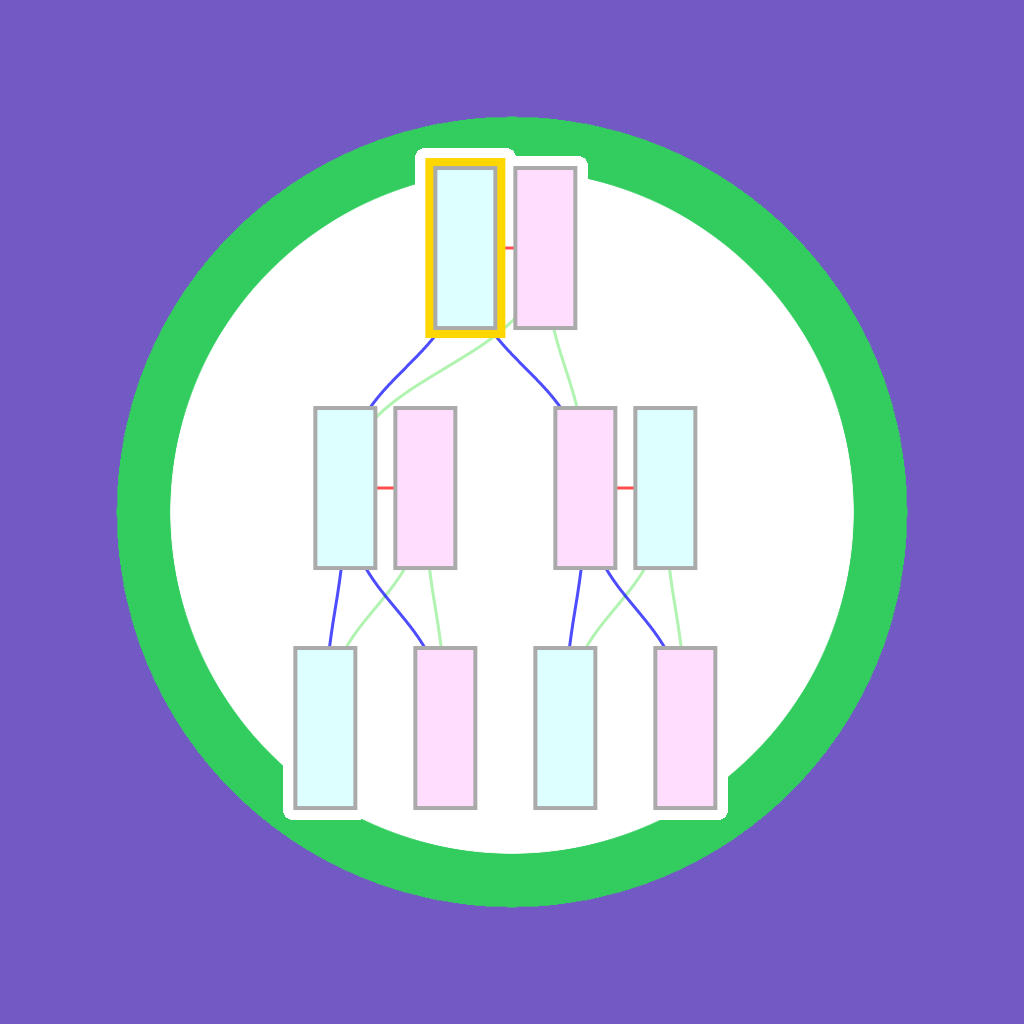
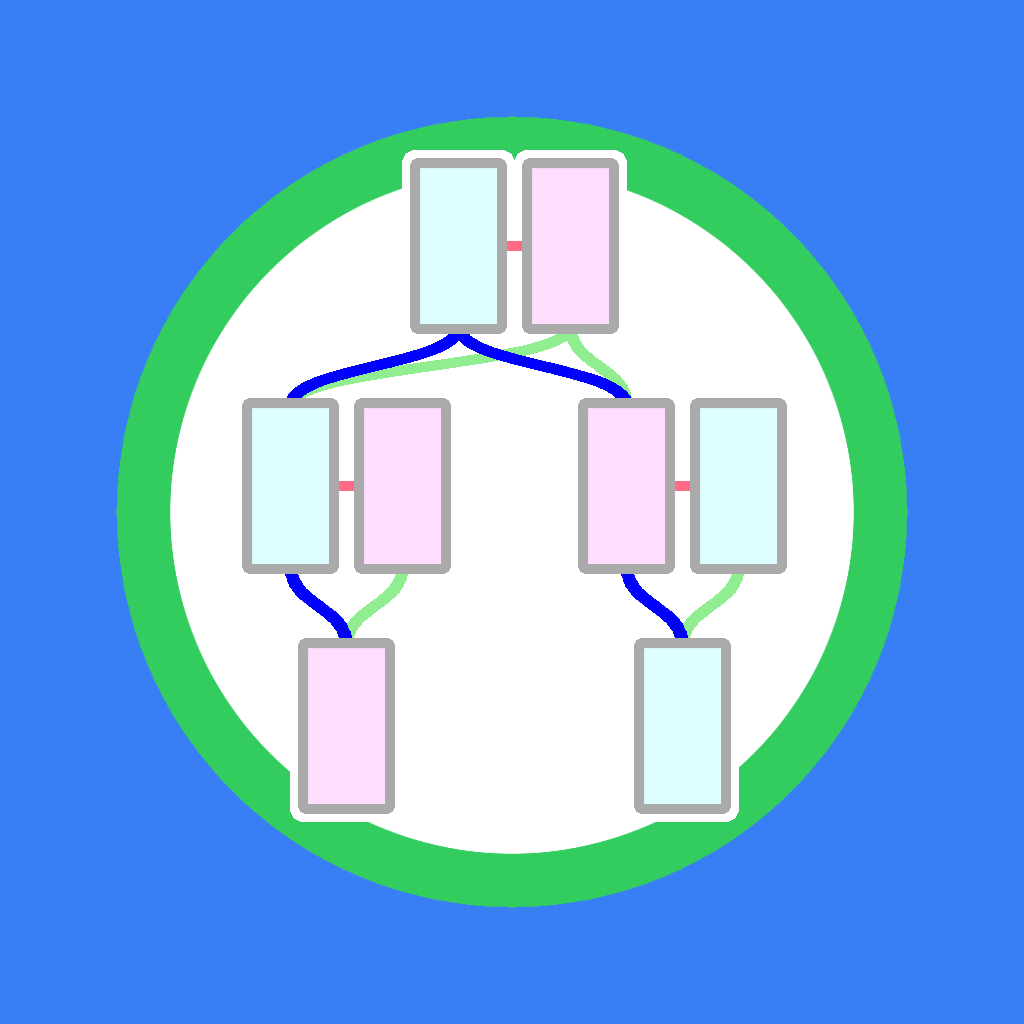
The second 1024x1024 image is a revision of the first. Changes to its layers:
added layer "被粘贴的图层 #5" above "被粘贴的图层 #4" over [234, 150, 795, 822]
hid "被粘贴的图层 #4" over [283, 148, 728, 820]
painted on "背景" over [0, 0, 1024, 1024]
